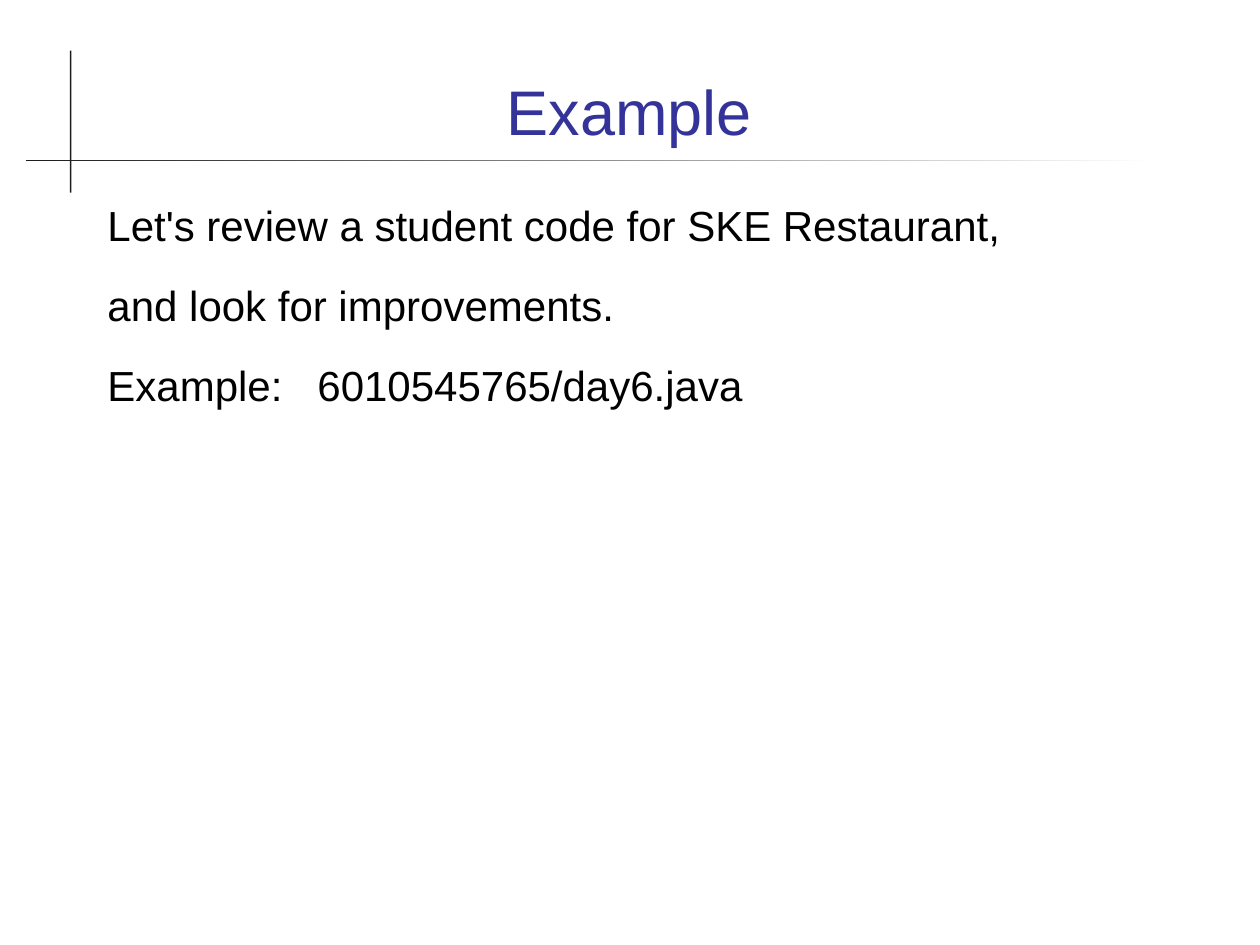
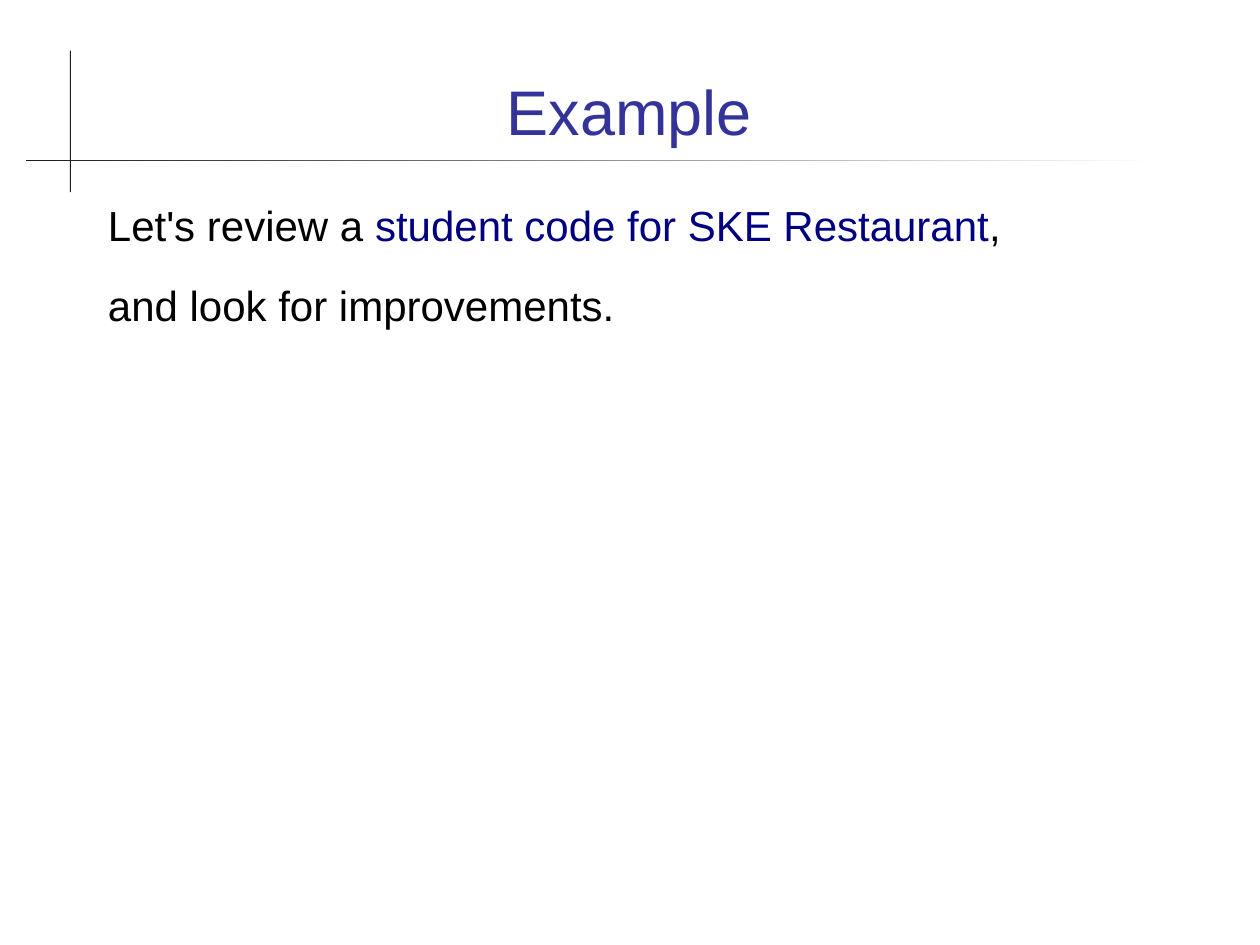
Before and after one commit to cpske/programming1, a slide deck: slide 37 of coding/Coding-Guidelines.ppt (slide 36 before the commit). Drawn at 1260x945 pixels with LibreOffice and Linux fonts; fonts in the diff are those of the drawing. Boxes give left, top, right and bottom in pixels: in the first picture for what was removed or moved away, otherwise in the second. Text is boxed around its words. In the diff, an @@ line names an element or a change of style, - is before the commit and + after.

```diff
--- a/coding/Coding-Guidelines.ppt
+++ b/coding/Coding-Guidelines.ppt
@@ text "Let's review a student code ..." at bbox=[108, 210, 1000, 329]: text colour #000000 to #000080 in "student code for SKE Restaurant,"; indent changed @@
@@ text at bbox=[107, 370, 742, 410]: paragraph removed @@
-Example: 6010545765/day6.java
```
Also in this commit, not shown: 13 other slides changed, 1 slide added, 4 other files.
